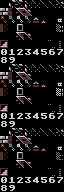
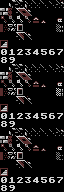
Comparing the layer stacks of the two 64px x 192px images. Changes:
painted on "Background" over [left=8, top=24, right=61, bottom=176]
